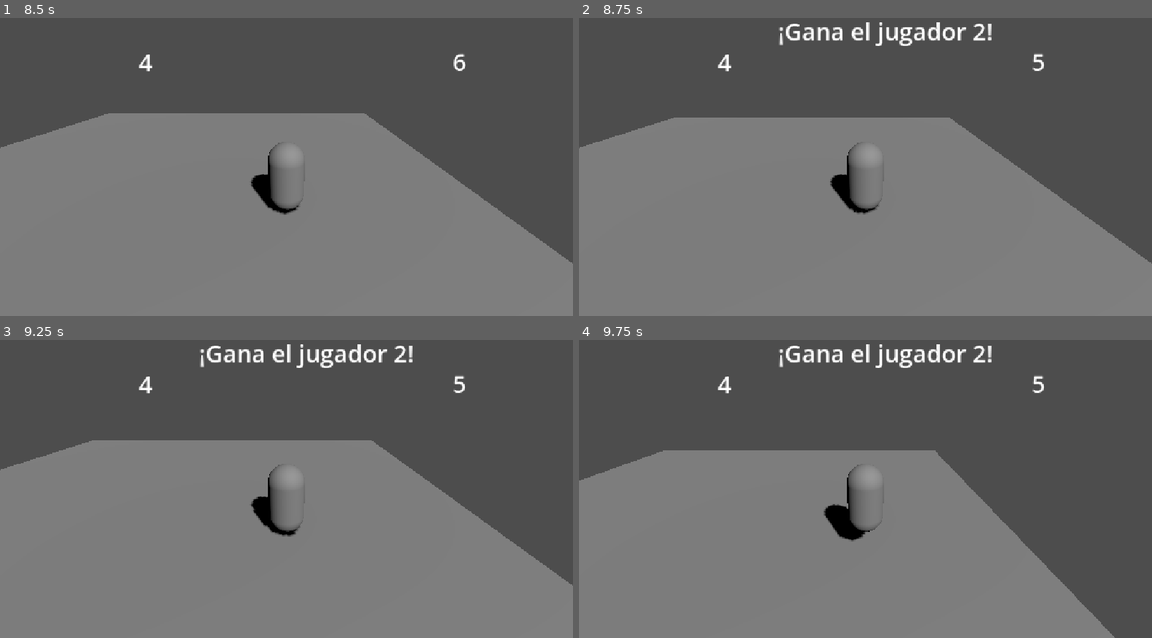
Above: before the commit, frames 1-4 (two rows, left to right).
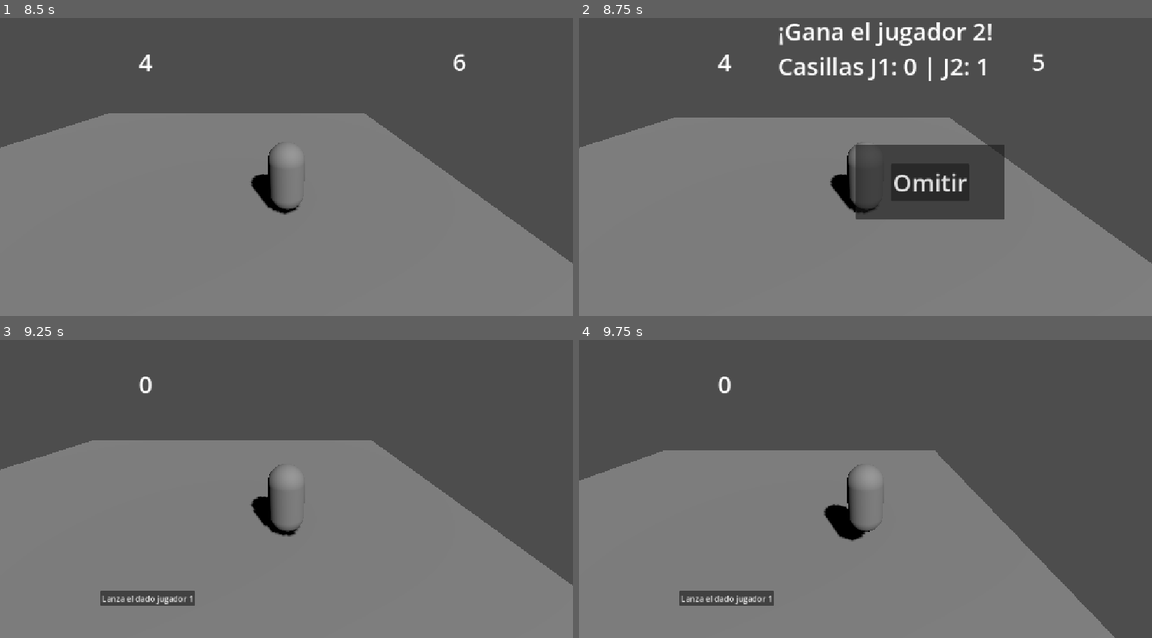
Above: after the commit, the same moments.

Repository: Haziel1357/game-jump-plus
Game: Godot game, scene res://mundo.tscn
Same seed, same stepped clock (60 frames per second), same inputs: the game is played once before the commit and once after it.
Inputs (mouse positions are in pixels of both pictures, inside the frame that each line leads up to):
- Up to frame 1 (8.5 s): click "Lanza el dado jugador 1" at 0.5 s; tap Enter (ui_accept) at 1.25, 1.52, 2.27, 3.77, 4.52, 5.27, 7.52, 8.27 s; hold Right (ui_right) 1.28-2.03 s; hold Down (ui_down) 2.03-2.78 s; hold Right (ui_right) 2.78-3.53 s; hold Up (ui_up) 3.53-4.28 s; hold Left (ui_left) 4.28-5.78 s; hold Down (ui_down) 5.78-6.5 s; click "Lanza el dado jugador 2" at 6.5 s; hold Right (ui_right) 7.28-8.03 s; hold Up (ui_up) from 8.03 s (still down)
- Up to frame 2 (8.75 s): keep holding Up (ui_up)
- Up to frame 3 (9.25 s): release Up (ui_up) at 8.75 s; click (349, 503) at 8.75 s, where only the run after the commit has a clickable "Omitir"
- Up to frame 4 (9.75 s): tap Enter (ui_accept) at 9.5 s; hold Right (ui_right) from 9.53 s (still down)

Frame 1 is identical in both runs. In frame 2, 7.2% of the frame differs, in the area x 34-75%, y 12-68%; in frame 3, 1.9%; in frame 4, 1.9%.

Commit message:
Agregar ventana Omitir y registro de casillas por jugador
Nuevo autoload EstadoJuego que guarda las casillas recorridas de cada jugador.
El ganador de cada ronda avanza una casilla; al pulsar Omitir se reinicia la ronda.
Eliminar el script huérfano boton_dado.

Co-Authored-By: Claude Sonnet 5.5 <noreply@anthropic.com>

Diff:
--- a/escenas/objetos/boton_dado/boton_dado.gd
+++ /dev/null
@@ -1,13 +0,0 @@
-extends Area3D
-
-# Se ejecuta una vez, cuando el nodo entra a la escena.
-func _ready() -> void:
-	# Conectamos la señal "body_entered" (alguien entró a la zona)
-	# con nuestra función. Es como decir: "avísame cuando pisen el botón".
-	body_entered.connect(_al_entrar_cuerpo)
-
-
-# Godot llama a esta función cada vez que un cuerpo físico entra al área.
-# 'cuerpo' es el nodo que entró (en nuestro caso, el Jugador).
-func _al_entrar_cuerpo(cuerpo: Node3D) -> void:
-	print("¡Botón pisado por: ", cuerpo.name, "!")
--- a/interfaz/hud/hud.gd
+++ b/interfaz/hud/hud.gd
@@ -3,6 +3,8 @@
 # Duración total de la animación y cada cuánto cambia el número (en segundos).
 @export var duracion_animacion: float = 2.0
 @export var intervalo_numeros: float = 0.08
+# Casillas que avanza el ganador de cada ronda.
+@export var casillas_por_victoria: int = 1
 
 # Referencias a los nodos hijos ($ significa "busca este hijo por su nombre").
 @onready var etiqueta_numero_1: Label = $EtiquetaNumero
@@ -10,20 +12,32 @@
 @onready var etiqueta_numero_2: Label = $EtiquetaNumero2
 @onready var boton_lanzar_2: Button = $BotonLanzar2
 @onready var etiqueta_resultado: Label = $EtiquetaResultado
+@onready var ventana_resultado: Panel = $VentanaResultado
+@onready var boton_omitir: Button = $VentanaResultado/BotonOmitir
 
-# Guardan el número final que sacó cada jugador.
+# Guardan el número final que sacó cada jugador en la ronda actual.
 var resultado_1: int = 0
 var resultado_2: int = 0
 
 
 func _ready() -> void:
-	# Al empezar solo se ve lo del jugador 1; lo del jugador 2 y el resultado se ocultan.
+	# Al empezar solo se ve lo del jugador 1; lo demás se oculta.
+	_preparar_ronda()
+
+	boton_lanzar_1.pressed.connect(_lanzar_jugador_1)
+	boton_lanzar_2.pressed.connect(_lanzar_jugador_2)
+	boton_omitir.pressed.connect(_al_pulsar_omitir)
+
+
+# Deja la interfaz lista para una ronda nueva.
+func _preparar_ronda() -> void:
+	etiqueta_numero_1.text = "0"
+	etiqueta_numero_2.text = "0"
 	etiqueta_numero_2.hide()
 	boton_lanzar_2.hide()
 	etiqueta_resultado.hide()
-
-	boton_lanzar_1.pressed.connect(_lanzar_jugador_1)
-	boton_lanzar_2.pressed.connect(_lanzar_jugador_2)
+	ventana_resultado.hide()
+	boton_lanzar_1.show()
 
 
 func _lanzar_jugador_1() -> void:
@@ -56,12 +70,27 @@
 	return numero_final
 
 
-# Compara los dos resultados y escribe quién ganó.
+# Compara los dos resultados, anota el avance del ganador y muestra la ventana.
 func _mostrar_ganador() -> void:
 	if resultado_1 > resultado_2:
 		etiqueta_resultado.text = "¡Gana el jugador 1!"
+		EstadoJuego.avanzar(1, casillas_por_victoria)
 	elif resultado_2 > resultado_1:
 		etiqueta_resultado.text = "¡Gana el jugador 2!"
+		EstadoJuego.avanzar(2, casillas_por_victoria)
 	else:
+		# En empate nadie avanza.
 		etiqueta_resultado.text = "¡Empate!"
+
+	# Mostramos las casillas de cada jugador para comprobar que se guardan.
+	etiqueta_resultado.text += "\nCasillas J1: %d | J2: %d" % [
+		EstadoJuego.obtener_casillas(1),
+		EstadoJuego.obtener_casillas(2),
+	]
 	etiqueta_resultado.show()
+	ventana_resultado.show()
+
+
+# Al pulsar "Omitir" se cierra la ventana y empieza una ronda nueva.
+func _al_pulsar_omitir() -> void:
+	_preparar_ronda()
--- a/mundo.tscn
+++ b/mundo.tscn
@@ -72,3 +72,32 @@
 offset_bottom = 109.0
 theme_override_font_sizes/font_size = 48
 text = "Resultado"
+
+[node name="VentanaResultado" type="Panel" parent="Hud" unique_id=357946344]
+anchors_preset = 8
+anchor_left = 0.5
+anchor_top = 0.5
+anchor_right = 0.5
+anchor_bottom = 0.5
+offset_left = -20.0
+offset_top = -20.0
+offset_right = 280.0
+offset_bottom = 130.0
+grow_horizontal = 2
+grow_vertical = 2
+
+[node name="BotonOmitir" type="Button" parent="Hud/VentanaResultado" unique_id=63821825]
+layout_mode = 1
+anchors_preset = 8
+anchor_left = 0.5
+anchor_top = 0.5
+anchor_right = 0.5
+anchor_bottom = 0.5
+offset_left = -29.5
+offset_top = -15.5
+offset_right = 29.5
+offset_bottom = 15.5
+grow_horizontal = 2
+grow_vertical = 2
+theme_override_font_sizes/font_size = 48
+text = "Omitir"
--- a/project.godot
+++ b/project.godot
@@ -15,6 +15,10 @@
 config/features=PackedStringArray("4.7", "Forward Plus")
 config/icon="res://icon.svg"
 
+[autoload]
+
+EstadoJuego="*uid://dg5g6nvh7vae1"
+
 [display]
 
 window/stretch/mode="canvas_items"
--- /dev/null
+++ b/scripts/globales/estado_juego.gd
@@ -0,0 +1,28 @@
+extends Node
+
+# Autoload: Godot lo carga al iniciar y es accesible desde cualquier script
+# escribiendo EstadoJuego (por ejemplo: EstadoJuego.avanzar(1, 1)).
+
+# Se emite cada vez que un jugador cambia su número de casillas recorridas.
+signal casillas_cambiadas(jugador: int, total: int)
+
+# Casillas que lleva recorridas cada jugador. La llave es el número de jugador.
+var casillas_recorridas: Dictionary[int, int] = {1: 0, 2: 0}
+
+
+# Suma 'casillas' al jugador indicado.
+func avanzar(jugador: int, casillas: int) -> void:
+	casillas_recorridas[jugador] += casillas
+	casillas_cambiadas.emit(jugador, casillas_recorridas[jugador])
+
+
+# Devuelve cuántas casillas lleva recorridas el jugador.
+func obtener_casillas(jugador: int) -> int:
+	return casillas_recorridas[jugador]
+
+
+# Deja a todos los jugadores en la casilla de salida.
+func reiniciar() -> void:
+	for jugador in casillas_recorridas:
+		casillas_recorridas[jugador] = 0
+		casillas_cambiadas.emit(jugador, 0)
Not shown, removed: escenas/objetos/boton_dado/boton_dado.gd.uid
Not shown, added: scripts/globales/estado_juego.gd.uid
